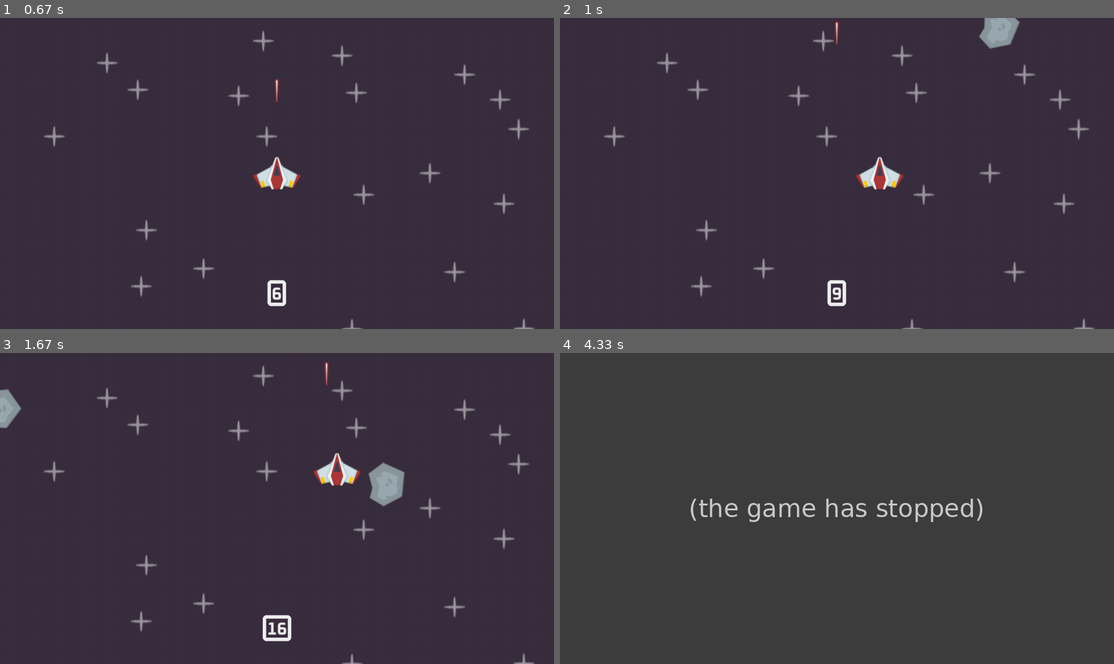
Above: before the commit, frames 1-4 (two rows, left to right).
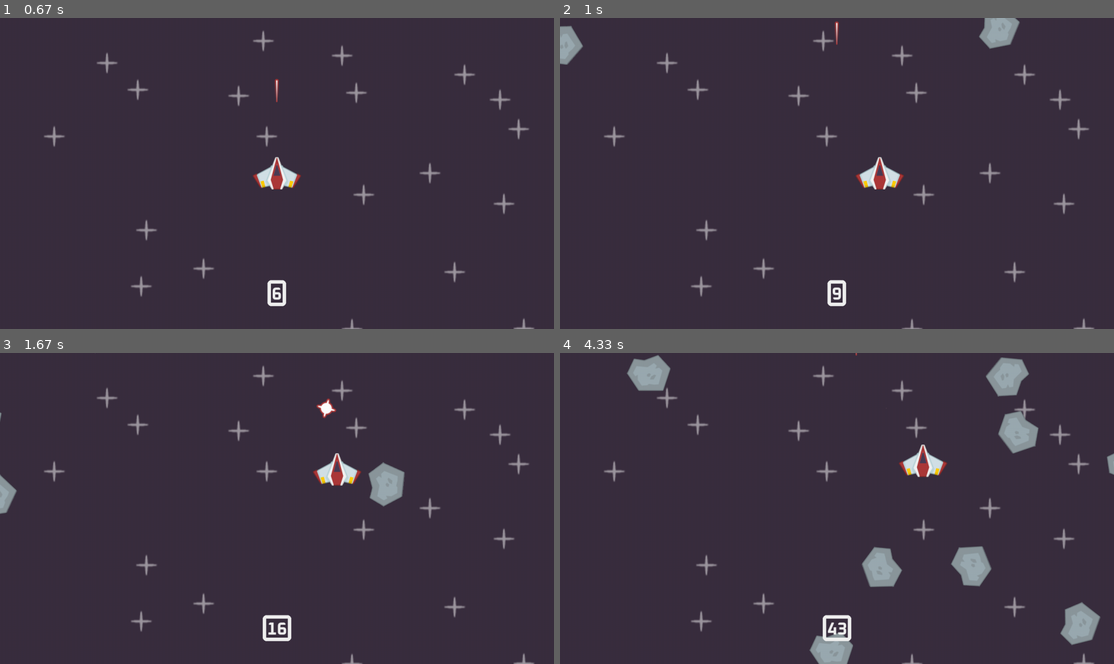
Above: after the commit, the same moments.

Repository: StefMcCuistion/PyGame-Practice-Exercises
Game: pygame game, started from src/space_shooter/code/main.py
The game is run twice, just before and just after one commit, with the same random seed, the same clock (stepped at 60 frames per second) and the same inputs.
Inputs:
- Up to frame 1 (0.67 s): tap Space at 0.33 s
- Up to frame 2 (1 s): hold Right from 0.67 s (still down); tap Space at 0.73 s
- Up to frame 3 (1.67 s): tap Space at 1.03, 1.23 s; release Right at 1.13 s; hold Up 1.17-1.47 s
- Up to frame 4 (4.33 s): hold Down 2.57-2.87 s; tap Space at 2.63, 2.97, 3.27, 3.4, 3.8, 4.1 s; hold Left 2.9-3.3 s; hold Up 3.33-3.7 s; hold Right from 3.73 s (still down)

Frame 1 is identical in both runs. In frame 2, 0.4% of the frame differs, in the area x 0-5%, y 2-16%; in frame 3, 0.7%; in frame 4, 7.7%, in the area x 7-100%, y 0-100%.
Before the commit the program exited at 4.32 s; later frames show no game.

Commit message:
Animated explosion plays but there is a leftover frame that lingers. Meteors now come in twos for every meteor event.

Diff:
--- a/src/space_shooter/code/main.py
+++ b/src/space_shooter/code/main.py
@@ -82,8 +82,15 @@
     class AnimatedExplosion(OwO.sprite.Sprite):
         def __init__(self, frames, pos, groups):
             super().__init__(groups)
-            self.image = frames[0]
+            self.frames = frames
+            self.idx = 0
+            self.image = self.frames[self.idx]
             self.rect = self.image.get_frect(center = pos)
+
+        def update(self, dt):
+            self.idx += 20 * dt
+            if self.idx < len(self.frames):
+                self.image = self.frames[int(self.idx)]
 
     def collision():
         global running
@@ -145,8 +152,9 @@
             if event.type == OwO.QUIT:
                 running = False
             if event.type == meteor_event:
-                x, y = randint(0, W), randint(-200, -100)
-                Meteor(meteor_surf, (x, y), (all_sprites, meteor_sprites))
+                for i in range(0, 2):
+                    x, y = randint(0, W), randint(-200, -100)
+                    Meteor(meteor_surf, (x, y), (all_sprites, meteor_sprites))
             if event.type == OwO.KEYDOWN:
                 if event.key == OwO.K_ESCAPE:
                     running = False
